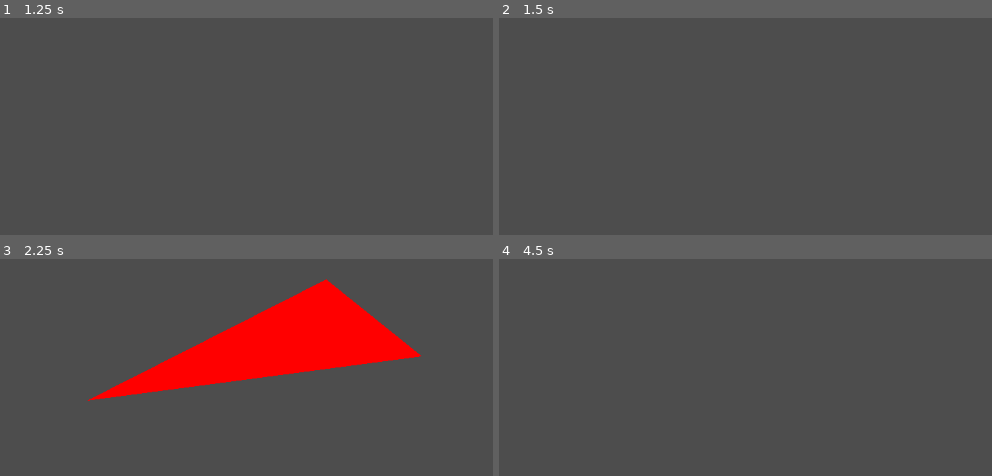
Above: before the commit, frames 1-4 (two rows, left to right).
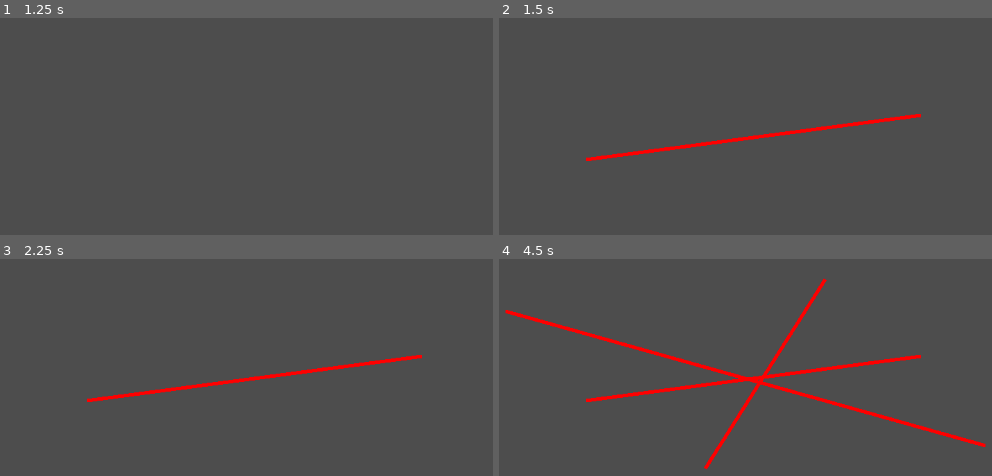
Above: after the commit, the same moments.

Repository: Wqttzicue/PapersPleaseVTT
Game: Godot game, scene res://Scenes/global_map.tscn
Same seed, same stepped clock (60 frames per second), same inputs: the game is played once before the commit and once after it.
Inputs (mouse positions are in pixels of both pictures, inside the frame that each line leads up to):
- Up to frame 1 (1.25 s): tap Enter at 0.5 s; move the mouse to (423, 115) at 0.52 s; press the mouse at (423, 115) at 0.53 s
- Up to frame 2 (1.5 s): tap Space at 1.25 s; move the mouse to (587, 159) at 1.27 s; release the mouse at (587, 159) at 1.28 s; click (587, 159) at 1.35 s
- Up to frame 3 (2.25 s): tap Enter at 2 s; move the mouse to (325, 280) at 2.02 s; press the mouse at (325, 280) at 2.03 s
- Up to frame 4 (4.5 s): tap Space at 2.75, 4.25 s; move the mouse to (706, 467) at 2.77 s; release the mouse at (706, 467) at 2.78 s; click (706, 467) at 2.85 s; tap Enter at 3.5 s; move the mouse to (987, 445) at 3.52 s; press the mouse at (987, 445) at 3.53 s; move the mouse to (503, 311) at 4.27 s; release the mouse at (503, 311) at 4.28 s; click (503, 311) at 4.35 s

Frame 1 is identical in both runs. In frame 2, 1.3% of the frame differs, in the area x 17-86%, y 44-66%; in frame 3, 14%, in the area x 17-86%, y 9-66%; in frame 4, 3.9%.

Commit message:
чето мощное насрал
рабочая рисовалка хуйни но без смены цвета и толщины

Diff:
--- a/Scripts/draw_data.gd
+++ b/Scripts/draw_data.gd
@@ -1,5 +1,5 @@
-class_name DrawData
+class_name PathData
 #Class Variables
-@export var colored_points : Array[Vector2]
+@export var points : Array[Vector2]
 @export var color := Color.RED
-@export var width := 100.0
+@export var width := 5.0
--- a/Scripts/editing_tools.gd
+++ b/Scripts/editing_tools.gd
@@ -1,12 +1,30 @@
 extends TextureRect
-var draw_data := DrawData.new()
+# ARRAY OF ARRAYS \/
+var paths : Array[PathData]
+var current_path: PathData = null
+var is_mouse_pressed = false
 
-func _process(delta):
-	if Input.is_action_pressed("LMB"):
+func draw(path : PathData):
+	draw_polyline(path.points, path.color, path.width)
+
+func _input(event : InputEvent):
+	if event is InputEventMouseButton and event.button_index == MOUSE_BUTTON_LEFT:
+		if event.is_pressed():
+			current_path = PathData.new()
+			current_path.points.append(event.position)
+		else:
+			paths.append(current_path)
+			current_path = null
+		is_mouse_pressed = event.is_pressed()
+		queue_redraw()
+
+	if is_mouse_pressed and event is InputEventMouseMotion:
+		current_path.points.append(event.position)
 		queue_redraw()
 
 func _draw():
-	var pointer := Vector2(get_viewport().get_mouse_position())
-	if Input.is_action_pressed("LMB"):
-		draw_data.colored_points.append(pointer)
-		draw_polygon(draw_data.colored_points, [draw_data.color])
+	for i in range(paths.size()):
+		draw(paths[i])
+
+	if current_path:
+		draw(current_path)
--- a/project.godot
+++ b/project.godot
@@ -21,19 +21,6 @@
 "res://Scripts/": "purple"
 }
 
-[input]
-
-LMB={
-"deadzone": 0.2,
-"events": [Object(InputEventMouseButton,"resource_local_to_scene":false,"resource_name":"","device":-1,"window_id":0,"alt_pressed":false,"shift_pressed":false,"ctrl_pressed":false,"meta_pressed":false,"button_mask":0,"position":Vector2(0, 0),"global_position":Vector2(0, 0),"factor":1.0,"button_index":1,"canceled":false,"pressed":false,"double_click":false,"script":null)
-]
-}
-RMB={
-"deadzone": 0.2,
-"events": [Object(InputEventMouseButton,"resource_local_to_scene":false,"resource_name":"","device":-1,"window_id":0,"alt_pressed":false,"shift_pressed":false,"ctrl_pressed":false,"meta_pressed":false,"button_mask":0,"position":Vector2(0, 0),"global_position":Vector2(0, 0),"factor":1.0,"button_index":2,"canceled":false,"pressed":false,"double_click":false,"script":null)
-]
-}
-
 [rendering]
 
 renderer/rendering_method="gl_compatibility"
